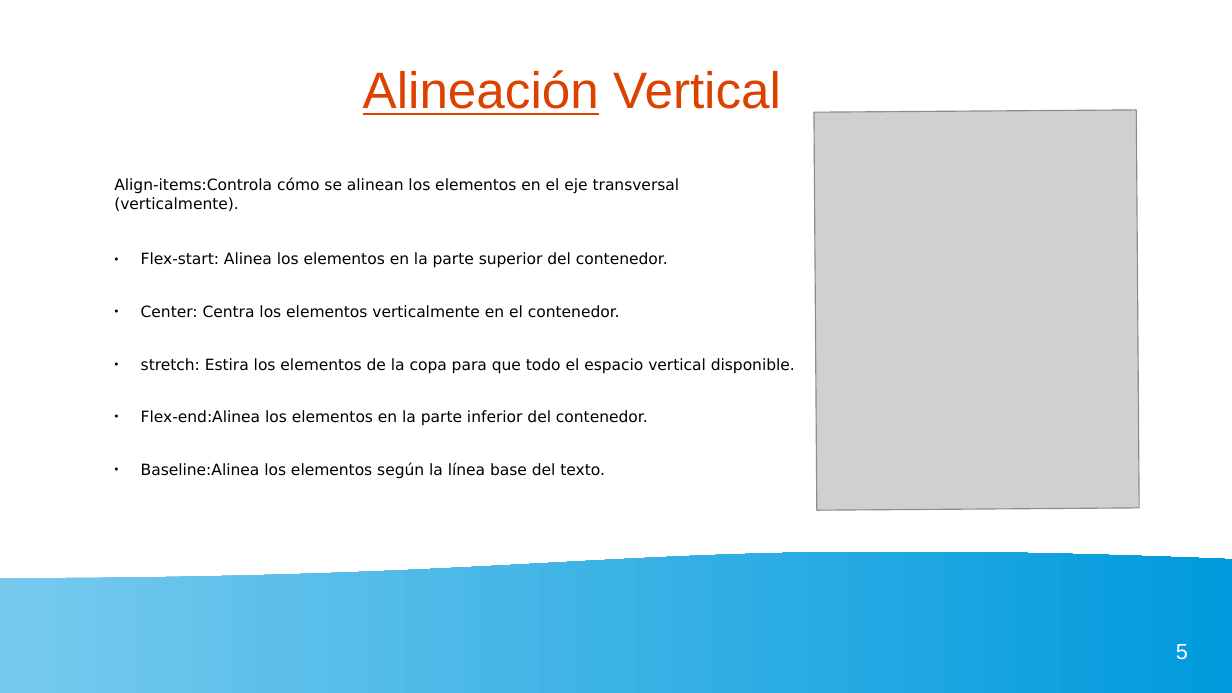
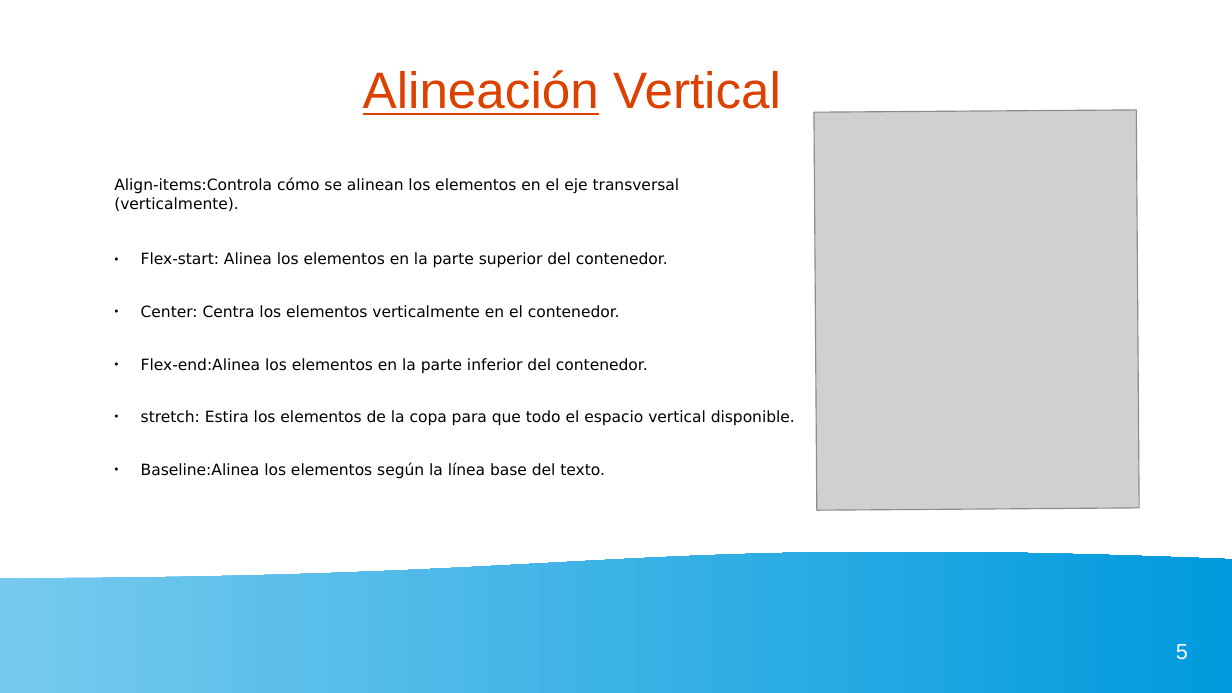
Before and after one commit to gaizkamg/HTML-CSS-Entregable, a slide deck: slide 5 of Presentacion/presentacion-flexbox.odp. Drawn at 1232x693 pixels with LibreOffice and Linux fonts; fonts in the diff are those of the drawing; grey boxes stand for pictures. Boxes give left, top, right and bottom in pixels: in the first picture for what was removed or moved away, otherwise in the second. Text is boxed around its words. In the diff, an @@ line names an element or a change of style, - is before the commit and + after.

```diff
--- a/Presentacion/presentacion-flexbox.odp
+++ b/Presentacion/presentacion-flexbox.odp
@@ text at (141, 358, 648, 374): paragraph added @@
+● Flex-end:Alinea los elementos en la parte inferior del contenedor.
@@ text at (141, 410, 648, 426): paragraph removed @@
-● Flex-end:Alinea los elementos en la parte inferior del contenedor.
```
Also in this commit, not shown: 2 other slides changed.
